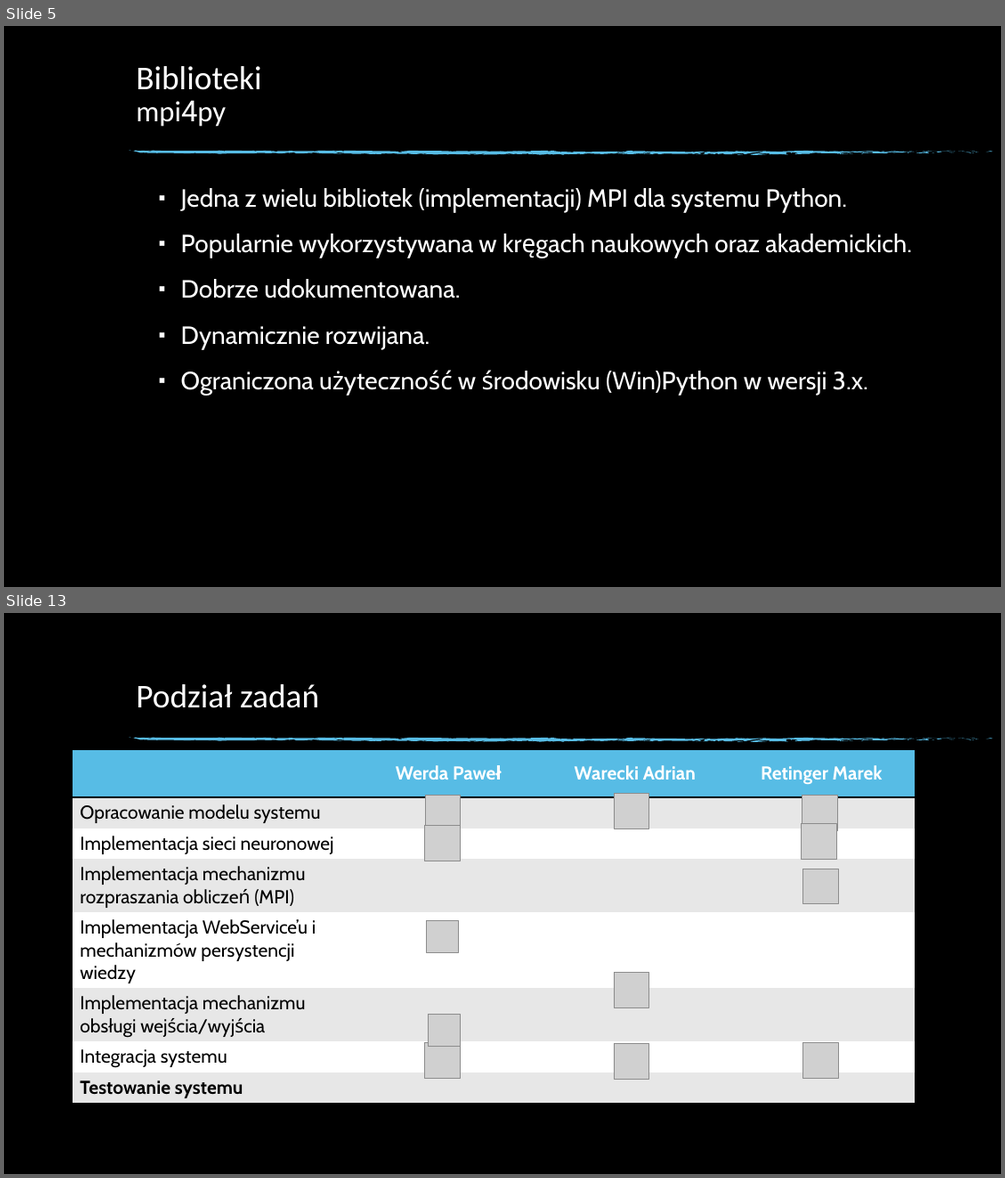
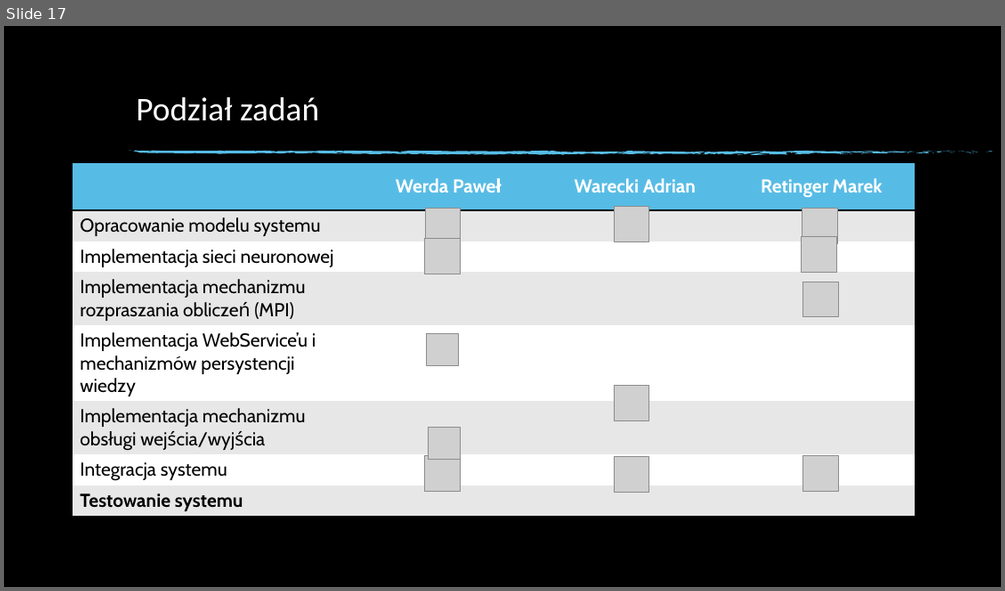
Before and after one commit to primu/BSEProjekt, a slide deck: presentation/PR_1_1.pptx. Shown one above the other, each under a label of ours: slides 5 and 13 before the commit, slide 17 after it; the slides between them are not shown. The pictures are 1005x1178 and 1005x591 pixels, drawn with LibreOffice and Linux fonts; fonts in the diff are those of the drawing; grey boxes stand for pictures; background and template pictures are left out. Boxes give left, top, right and bottom in pixels: in the first picture for what was removed or moved away, otherwise in the second. Text is boxed around its words. In the diff, an @@ line names an element or a change of style, - is before the commit and + after.

```diff
--- a/presentation/PR_1_1.pptx
+++ b/presentation/PR_1_1.pptx
@@ slide 5 removed at (4,26,1001,587), background picture (left out); not listed: 74 template elements that a slide beside it also shows @@
@@ title removed at (136,66,261,127) @@
-Biblioteki
-mpi4py
@@ text removed at (181,188,912,394) @@
-▪ Jedna z wielu bibliotek (implementacji) MPI dla systemu Python.
-▪ Popularnie wykorzystywana w kręgach naukowych oraz akademickich.
-▪ Dobrze udokumentowana.
-▪ Dynamicznie rozwijana.
-▪ Ograniczona użyteczność w środowisku (Win)Python w wersji 3.x.
@@ what was slide 13 is now slide 17 @@
```
Also in this commit, not shown: 5 slides changed, 11 slides added, 6 other slides removed.
